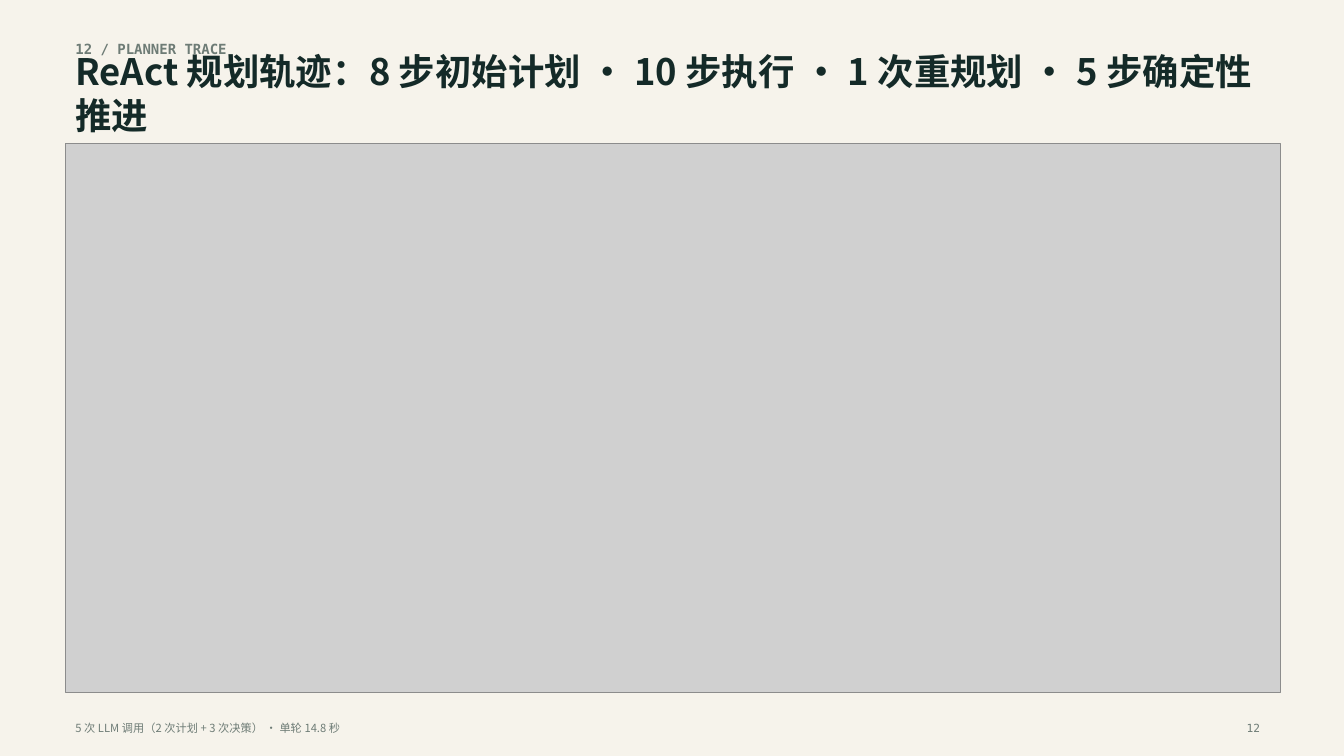
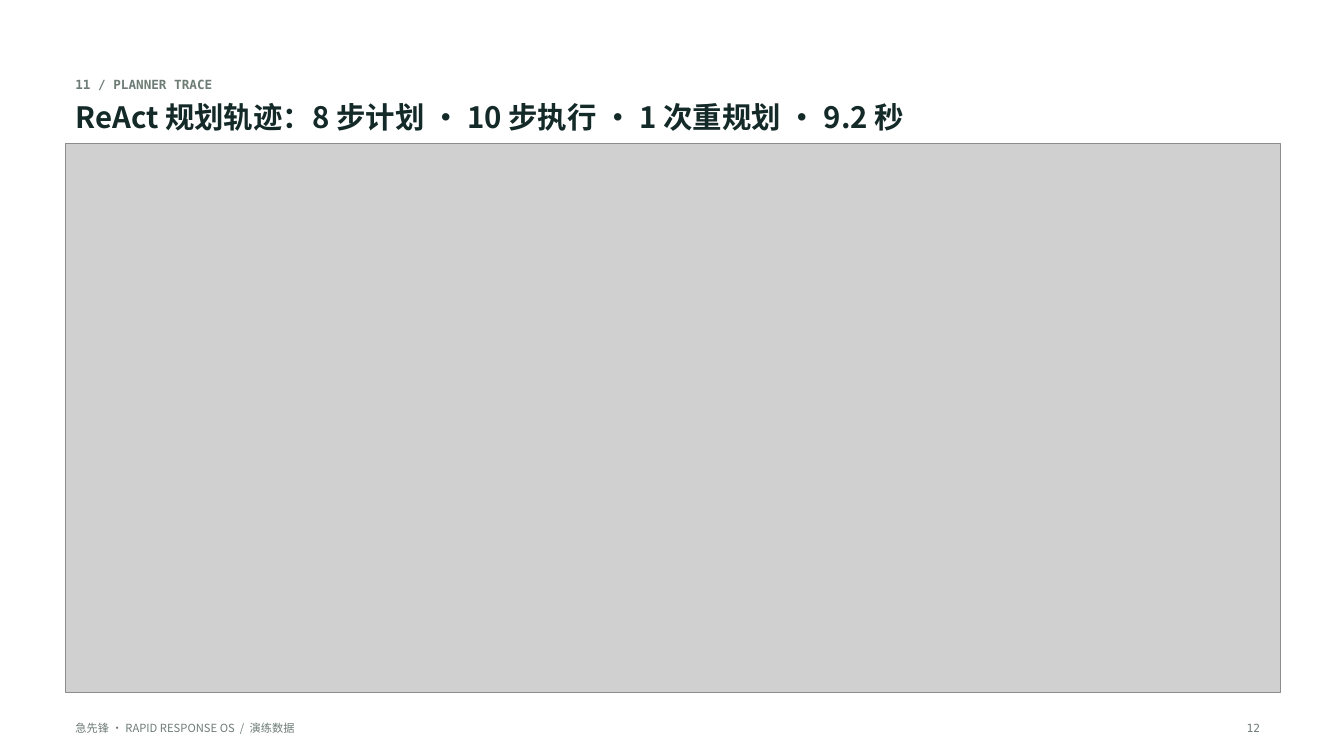
Before and after one commit to Jtyang123/jixianfeng, a slide deck: slide 12 of docs/急先锋_项目讲解PPT.pptx. Drawn at 1344x756 pixels with LibreOffice and Linux fonts; fonts in the diff are those of the drawing; grey boxes stand for pictures; background and template pictures are left out. Boxes give left, top, right and bottom in pixels: in the first picture for what was removed or moved away, otherwise in the second. Text is boxed around its words. In the diff, an @@ line names an element or a change of style, - is before the commit and + after.

```diff
--- a/docs/急先锋_项目讲解PPT.pptx
+++ b/docs/急先锋_项目讲解PPT.pptx
@@ rectangle removed at [0, 0, 1344, 756] @@
@@ text at [75, 79, 212, 89]: text changed; size 10 to 9 pt @@
-12 / PLANNER TRACE
+11 / PLANNER TRACE
@@ text at [75, 103, 904, 131]: text changed; size 26 to 21 pt @@
-ReAct 规划轨迹：8 步初始计划 · 10 步执行 · 1 次重规划 · 5 步确定性推进
+ReAct 规划轨迹：8 步计划 · 10 步执行 · 1 次重规划 · 9.2 秒
@@ text at [75, 723, 295, 733]: text changed @@
-5 次 LLM 调用（2 次计划 + 3 次决策） · 单轮 14.8 秒
+急先锋 · RAPID RESPONSE OS / 演练数据
```
Also in this commit, not shown: 13 other slides changed, 1 slide added, 1 slide removed, 40 other files.
